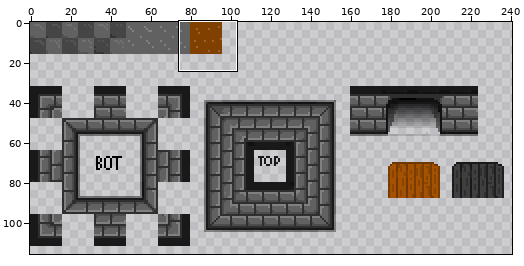
File history of a sprite sheet, media/floortiles-16x16.png. Above, an overview of the earlier version with the close-up marked.
Close-up. The starting point:
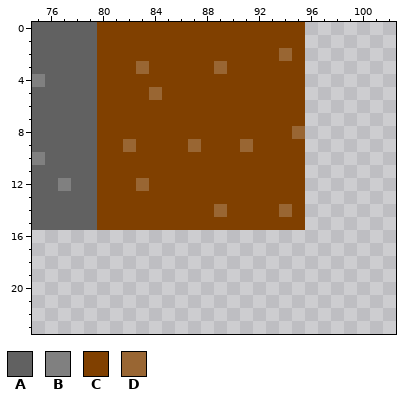
The file is 256x256 pixels. Pixels under 10% opacity are left out. Colours within 5 levels of each other are drawn and written as one. Shown: x 75..102, y 0..23. The wide view leaves out empty margins.
Palette (. is transparent): A #616161fe  B #808080  C #804000  D #996633
And afterwards:
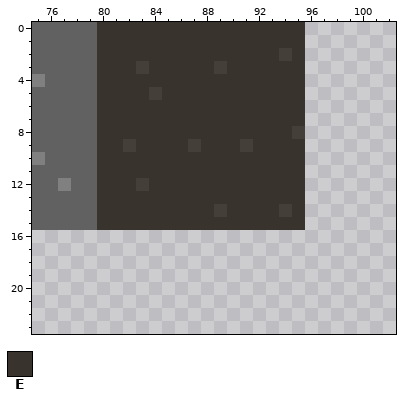
Colours new in this view: E #39332d
The edit:
colour D: #996633 -> #453f39
Changed rows in their new state; - is a pixel that keeps its letter.
first column x 80:
 0 EEEEEEEEEEEEEEEE
 1 EEEEEEEEEEEEEEEE
 2 EEEEEEEEEEEEEE-E
 3 EEE-EEEEE-EEEEEE
 4 EEEEEEEEEEEEEEEE
 5 EEEE-EEEEEEEEEEE
 6 EEEEEEEEEEEEEEEE
 7 EEEEEEEEEEEEEEEE
 8 EEEEEEEEEEEEEEE-
 9 EE-EEEE-EEE-EEEE
10 EEEEEEEEEEEEEEEE
11 EEEEEEEEEEEEEEEE
12 EEE-EEEEEEEEEEEE
13 EEEEEEEEEEEEEEEE
14 EEEEEEEEE-EEEE-E
15 EEEEEEEEEEEEEEEE
Boxes around the changes in both close-ups, in picture pixels (x1, y1, x2, y2):
changed: (97, 22, 305, 230)
